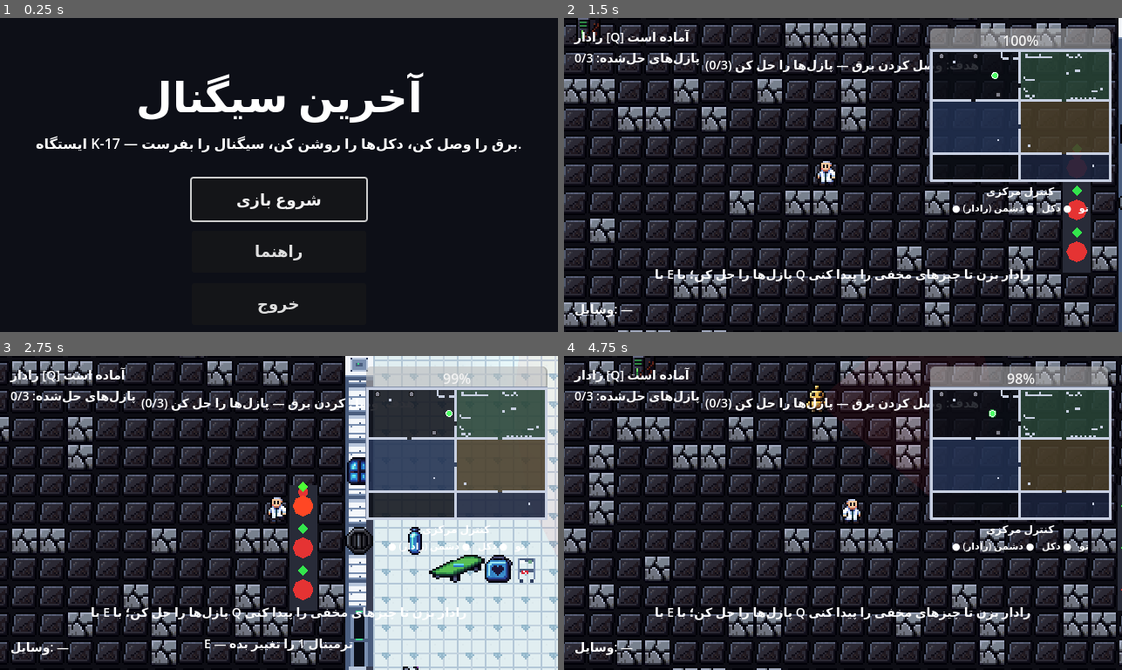
Above: before the commit, frames 1-4 (two rows, left to right).
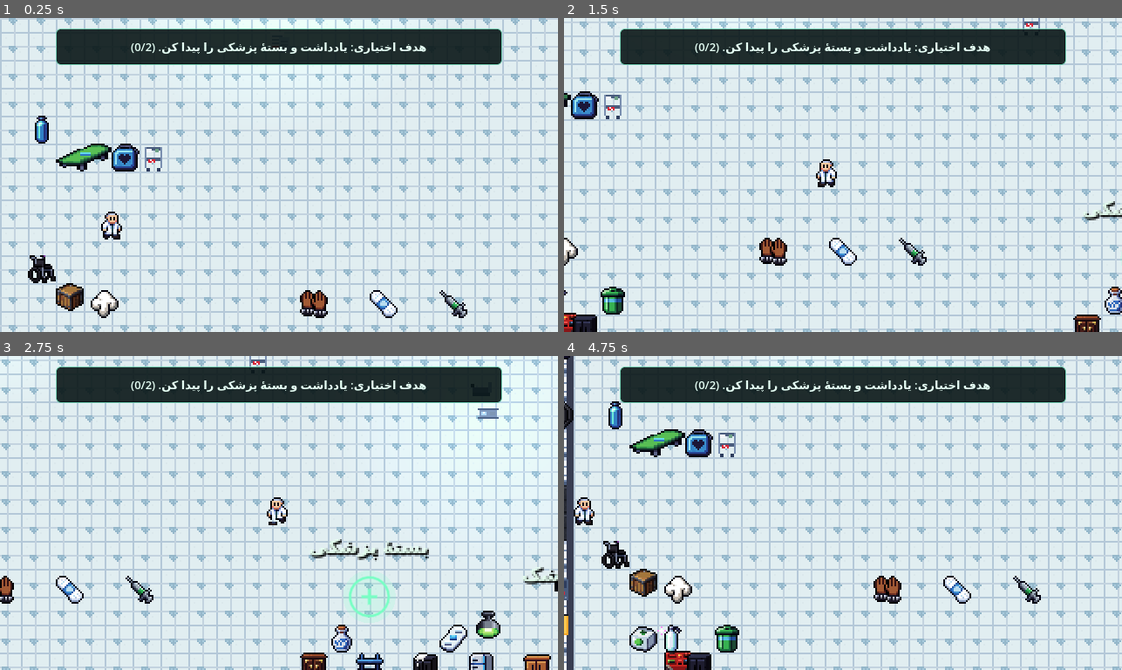
Above: after the commit, the same moments.

Repository: ByteArhkufrda/last-signal
Game: Godot game, scene res://scenes/levels/rooms/medical_wing/play_medical_wing.tscn
The game is run twice, just before and just after one commit, with the same random seed, the same clock (stepped at 60 frames per second) and the same inputs. Before the commit the project starts from res://scenes/ui/main_menu.tscn.
Inputs (mouse positions are in pixels of both pictures, inside the frame that each line leads up to):
- Up to frame 1 (0.25 s): no input
- Up to frame 2 (1.5 s): tap Enter at 0.5 s; move the mouse to (965, 159) at 0.52 s; hold D (move_right) 0.53-1.25 s; tap E (interact) at 0.6 s; click (965, 159) at 0.67 s; drag from (731, 190) to (815, 237) at 1.27 s
- Up to frame 3 (2.75 s): move the mouse to (334, 443) at 2.02 s; hold D (move_right) from 2.03 s (still down); tap E (interact) at 2.1 s
- Up to frame 4 (4.75 s): release D (move_right) at 2.75 s; drag from (815, 575) to (675, 465) at 2.77 s; move the mouse to (1010, 560) at 3.52 s; hold A (move_left) 3.53-4.25 s; tap E (interact) at 3.6 s; drag from (675, 465) to (608, 513) at 4.27 s

The runs differ from the first frame. In frame 1, 98% of the frame differs, in the area x 0-100%, y 0-100%; in frame 2, 96%; in frame 3, 86%; in frame 4, 96%.

Commit message:
Room 1 standalone: play medical wing directly, Windows export excludes other rooms
Branch room-1-matin as-is, but the project now starts in the medical
wing itself: main scene is play_medical_wing.tscn, so F5 in the editor
or an exported exe opens straight into room 1 — no main menu, no
level_01, no other rooms.

The room needed no code changes: audit (2026-11-24) shows every
res:// reference in the room folder points inside the room or assets/,
no class_name, no change_scene, no shared-class identifiers in code
(HUD/AudioManager mentions are comments only; HUD lookup is lazy and
null-guarded). The only shared runtime input is project.godot itself
(input actions, default font in assets/fonts/).

export_presets.cfg: Windows Desktop preset now exports to
build/room1/LastSignal-Room1.exe and excludes the other four rooms,
level_01 + shared level scripts, main/UI scenes + scripts, tests,
addons and docs screenshots — the build contains room 1 only.

Verified live: test_runner 680/680, test_rooms 336/336, headless run
of play_medical_wing.tscn 0 script errors, Windows export succeeds
(LastSignal-Room1.exe 109MB PE32+ x86-64 + 2.35MB pck; pck contains
zero references to command_center/communications/engine_room/
laboratory/level_01/main_menu). See docs/ROOM1_STANDALONE.md.

Diff:
--- a/project.godot
+++ b/project.godot
@@ -6,9 +6,9 @@
 
 [application]
 
-config/name="Last Signal"
+config/name="Last Signal — Room 1 (Medical Wing)"
 config/description="Top-down 2D pixel art adventure/survival/stealth/puzzle. Trapped in abandoned research station K-17: activate three communication towers and send an emergency transmission."
-run/main_scene="res://scenes/ui/main_menu.tscn"
+run/main_scene="res://scenes/levels/rooms/medical_wing/play_medical_wing.tscn"
 config/features=PackedStringArray("4.7", "GL Compatibility")
 config/icon="res://assets/sprites/characters/player.png"
 
Not shown, changed: export_presets.cfg
Not shown, added: docs/ROOM1_STANDALONE.md
